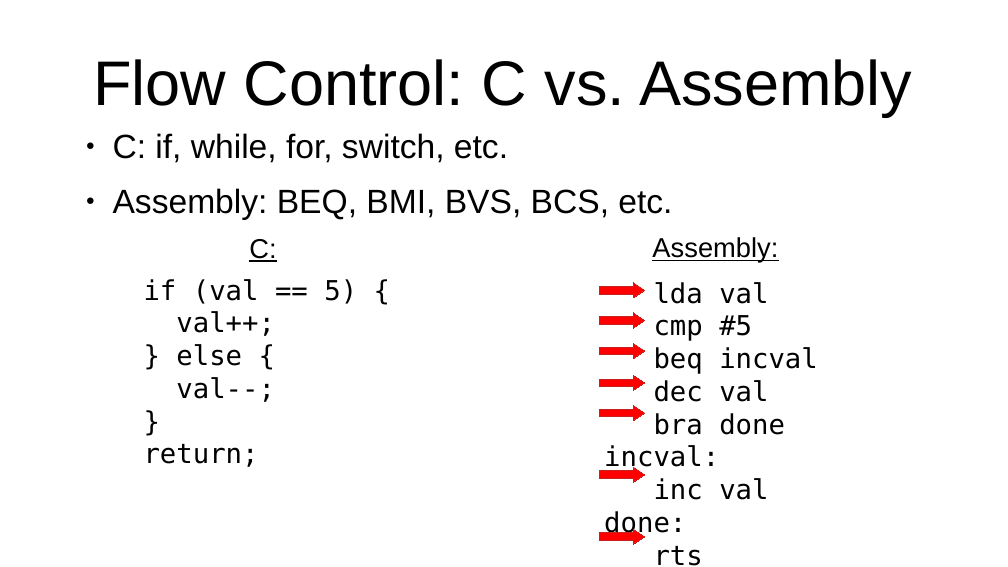
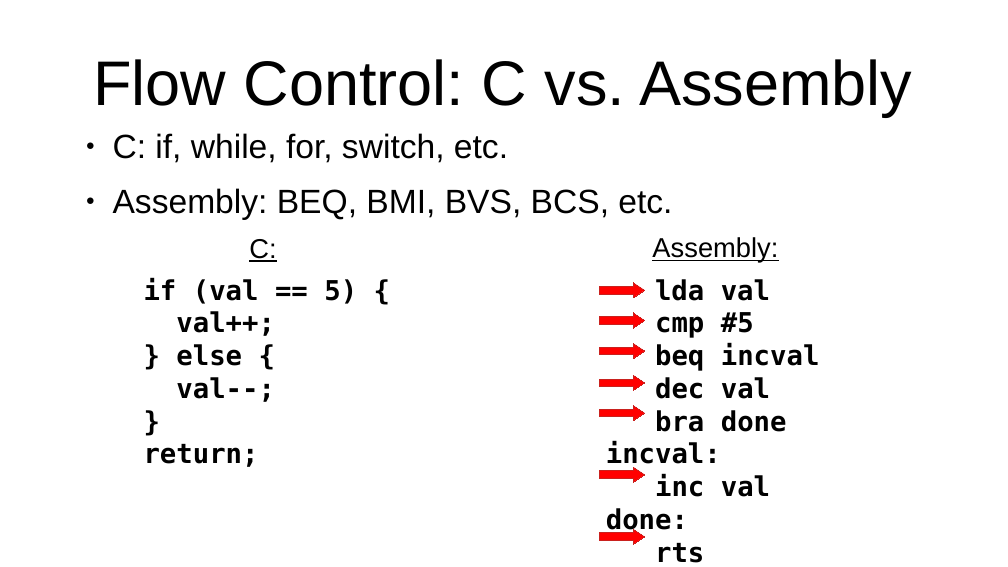
Before and after one commit to SlithyMatt/x16-assembly-tutorial, a slide deck: slide 2 of Lesson3/Lesson3.odp. Drawn at 1008x567 pixels with LibreOffice and Linux fonts; fonts in the diff are those of the drawing. Boxes give left, top, right and bottom in pixels: in the first picture for what was removed or moved away, otherwise in the second. Text is boxed around its words. In the diff, an @@ line names an element or a change of style, - is before the commit and + after.

```diff
--- a/Lesson3/Lesson3.odp
+++ b/Lesson3/Lesson3.odp
@@ text "if (val == 5) {" at box(144, 278, 357, 467): bold on @@
@@ text "lda val" at box(606, 279, 820, 563): bold on @@
```
Also in this commit, not shown: 6 other slides changed, 3 other files.
